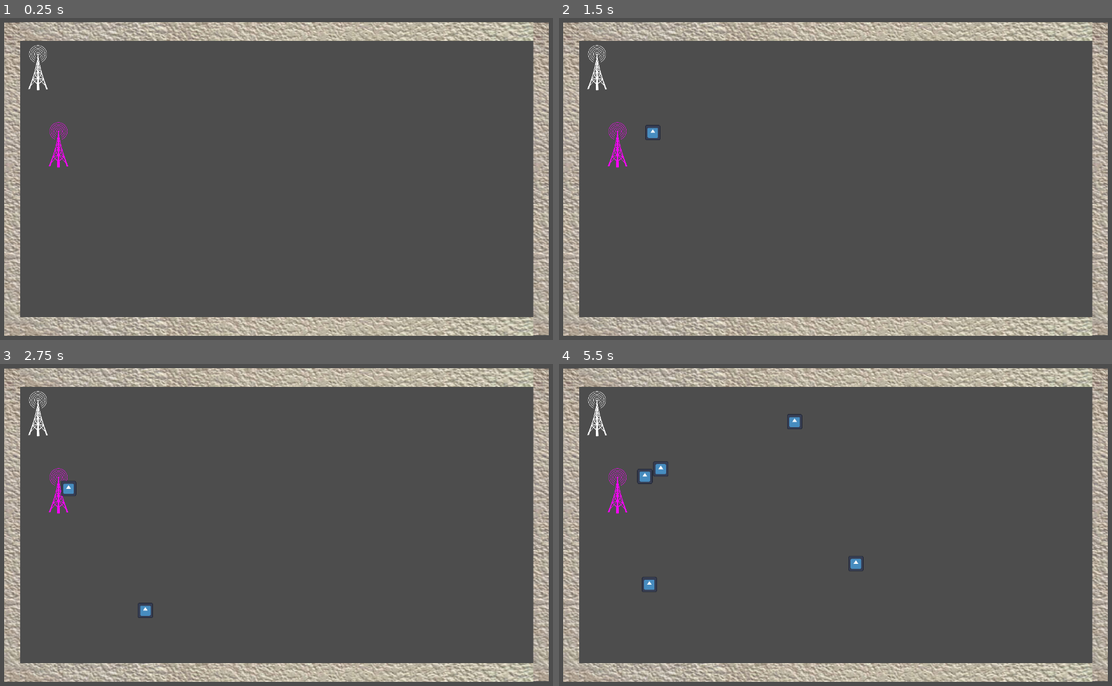
Above: before the commit, frames 1-4 (two rows, left to right).
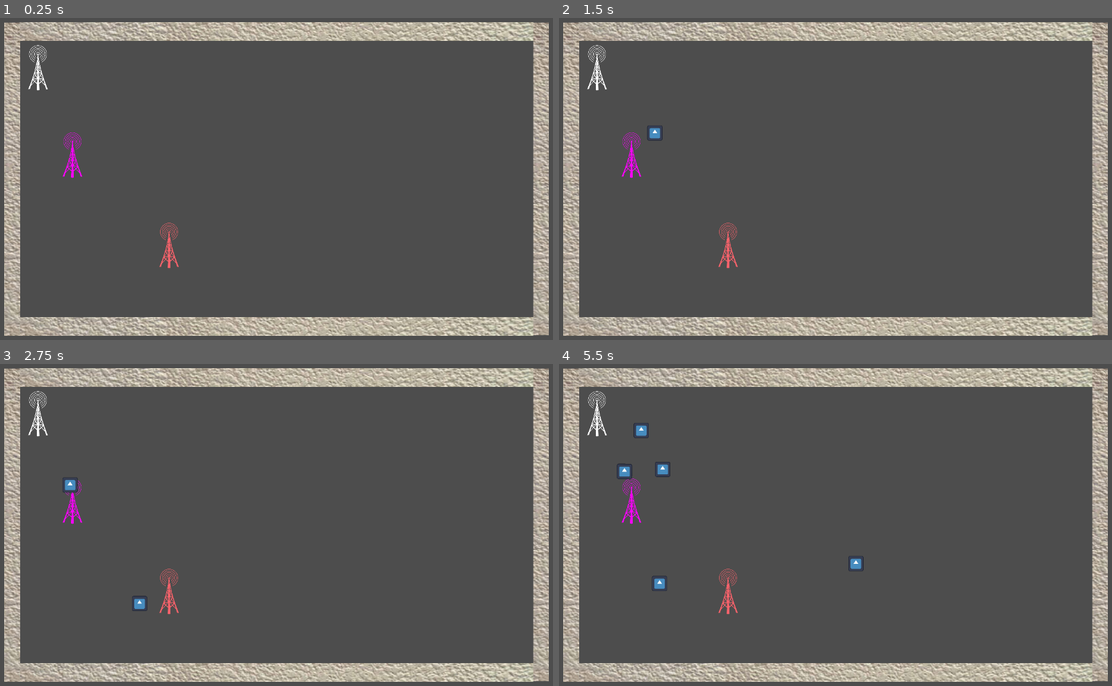
Above: after the commit, the same moments.

Repository: ryupold/ld59
Game: Godot game, scene res://scenes/test_sender.tscn
Two runs of this game, one before a commit and one after it. Both use one fixed random seed, a clock stepped at 60 frames per second and the inputs below. The engine's default icon, where the game draws it, is replaced by a stand-in: a white triangle on a blue panel in a dark square.
Inputs:
- Up to frame 1 (0.25 s): no input
- Up to frame 2 (1.5 s): tap Enter at 0.5 s
- Up to frame 3 (2.75 s): no input
- Up to frame 4 (5.5 s): no input

The runs differ from the first frame. In frame 1, 0.5% of the frame differs, in the area x 8-33%, y 32-78%; in frame 2, 0.6%; in frame 3, 0.7%; in frame 4, 1.1%, in the area x 8-45%, y 15-78%.

Commit message:
Add AntiGravityTower

Diff:
--- /dev/null
+++ b/ld59-game/entities/towers/anti_gravity/anti_gravity_tower.gd
@@ -0,0 +1,7 @@
+extends Tower
+
+func _process(delta: float) -> void:
+	for packet in packetsColliding:
+		var offset := global_position.direction_to(packet.global_position)
+		packet.apply_impulse(offset * 10)
+	return
--- /dev/null
+++ b/ld59-game/entities/towers/anti_gravity/anti_gravity_tower.tscn
@@ -0,0 +1,21 @@
+[gd_scene format=3 uid="uid://bh8f05rppbhib"]
+
+[ext_resource type="Script" uid="uid://bufbghe3k675b" path="res://entities/towers/anti_gravity/anti_gravity_tower.gd" id="1_dleeo"]
+[ext_resource type="Texture2D" uid="uid://ddn74ovhrt1hg" path="res://thenounproject.png" id="2_oek4k"]
+
+[sub_resource type="CircleShape2D" id="CircleShape2D_50pgb"]
+radius = 600.0
+
+[node name="AntiGravityTower" type="Node2D" unique_id=1233834996 node_paths=PackedStringArray("collisionArea")]
+script = ExtResource("1_dleeo")
+collisionArea = NodePath("Area2D")
+
+[node name="Sprite2D" type="Sprite2D" parent="." unique_id=1328720220]
+modulate = Color(1, 0.38734543, 0.42409912, 1)
+texture = ExtResource("2_oek4k")
+
+[node name="Area2D" type="Area2D" parent="." unique_id=505660784]
+collision_mask = 2
+
+[node name="CollisionShape2D" type="CollisionShape2D" parent="Area2D" unique_id=1262524344]
+shape = SubResource("CircleShape2D_50pgb")
--- a/ld59-game/scenes/test_sender.tscn
+++ b/ld59-game/scenes/test_sender.tscn
@@ -3,6 +3,7 @@
 [ext_resource type="Texture2D" uid="uid://catuqaebhdrfa" path="res://entities/walls/wall_texture.jpg" id="1_74vgp"]
 [ext_resource type="PackedScene" uid="uid://d0cuiwxuevfh" path="res://entities/sender/sender.tscn" id="2_mv1ug"]
 [ext_resource type="PackedScene" uid="uid://bujp2ee8lyfqq" path="res://entities/towers/gravity/gravity_tower.tscn" id="3_awagt"]
+[ext_resource type="PackedScene" uid="uid://bh8f05rppbhib" path="res://entities/towers/anti_gravity/anti_gravity_tower.tscn" id="4_kr4f8"]
 
 [sub_resource type="RectangleShape2D" id="RectangleShape2D_mv1ug"]
 size = Vector2(20, 567.0043)
@@ -84,5 +85,8 @@
 position = Vector2(2264, 1327)
 zoom = Vector2(0.275, 0.275)
 
+[node name="AntiGravityTower" parent="." unique_id=2014474127 instance=ExtResource("4_kr4f8")]
+position = Vector2(1374, 1891)
+
 [node name="GravityTower" parent="." unique_id=1233834996 instance=ExtResource("3_awagt")]
-position = Vector2(449, 1048)
+position = Vector2(566, 1133)
Not shown, added: ld59-game/entities/towers/anti_gravity/anti_gravity_tower.gd.uid
